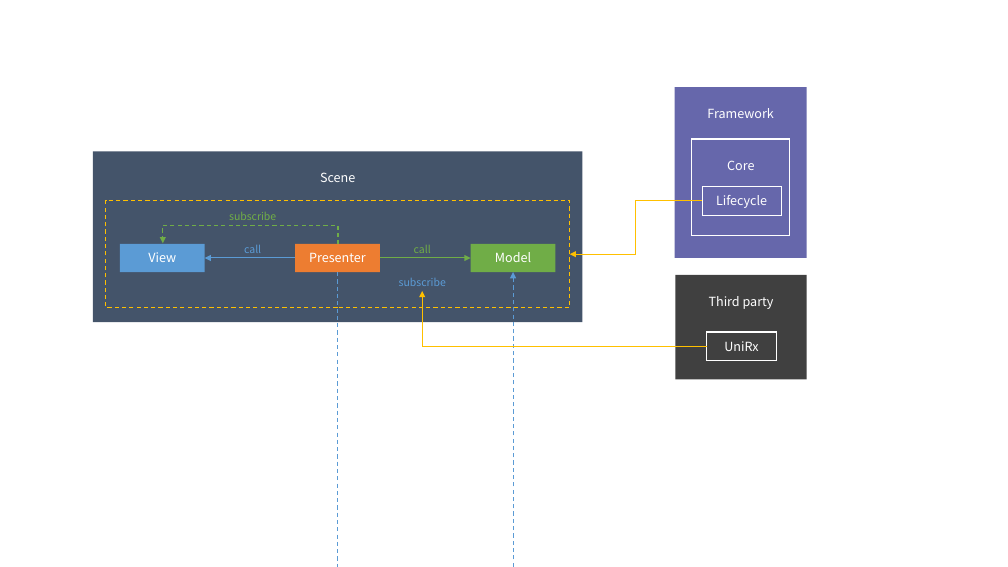
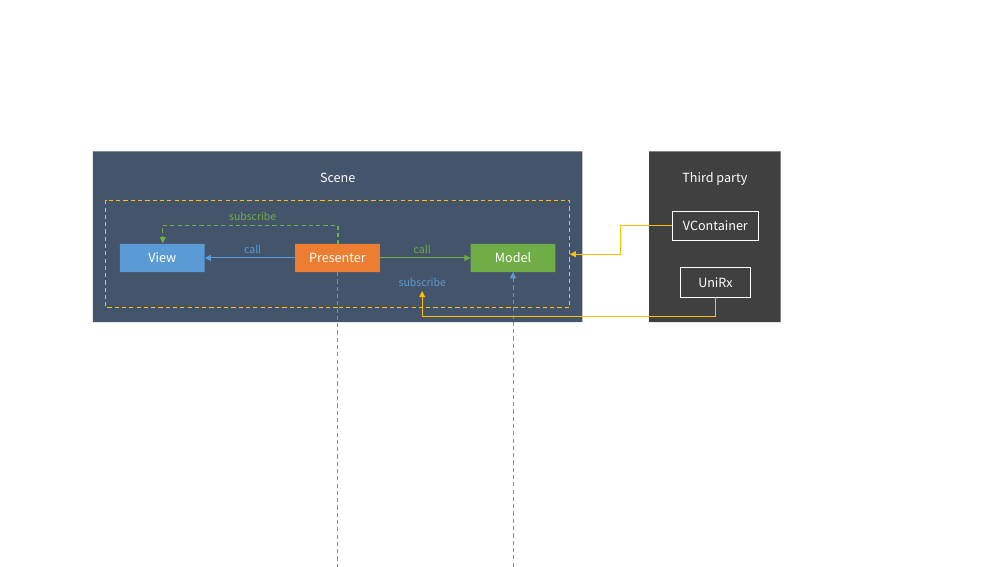
Before and after one commit to extreal-dev/Extreal.Guide, a slide deck: slide 3 of work/work.pptx. Drawn at 1008x567 pixels with LibreOffice and Linux fonts; fonts in the diff are those of the drawing. Boxes give left, top, right and bottom in pixels: in the first picture for what was removed or moved away, otherwise in the second. Text is boxed around its words. In the diff, an @@ line names an element or a change of style, - is before the commit and + after.

```diff
--- a/work/work.pptx
+++ b/work/work.pptx
@@ rectangle removed at box(675, 87, 807, 258) @@
-Framework
@@ rectangle removed at box(692, 139, 790, 235) @@
-Core
@@ rectangle "Third party": place and size @@
-rectangle "Third party" at box(675, 275, 807, 380)
+rectangle "Third party" at box(650, 151, 781, 322)
@@ rectangle removed at box(702, 186, 782, 216) @@
-Lifecycle
@@ elbow arrow moved from (702, 201) - (570, 254) to (672, 226) - (570, 254) @@
@@ rectangle added at box(672, 211, 759, 240), fill #404040, outline #FFFFFF 1 pt, 12 pt, text #FFFFFF @@
+VContainer
@@ rectangle "UniRx": place and size @@
-rectangle "UniRx" at box(707, 332, 777, 360)
+rectangle "UniRx" at box(681, 268, 750, 297)
@@ elbow arrow moved from (707, 346) - (423, 291) to (715, 297) - (423, 291) @@
```
Also in this commit, not shown: 1 other slide changed, 4 other files.
